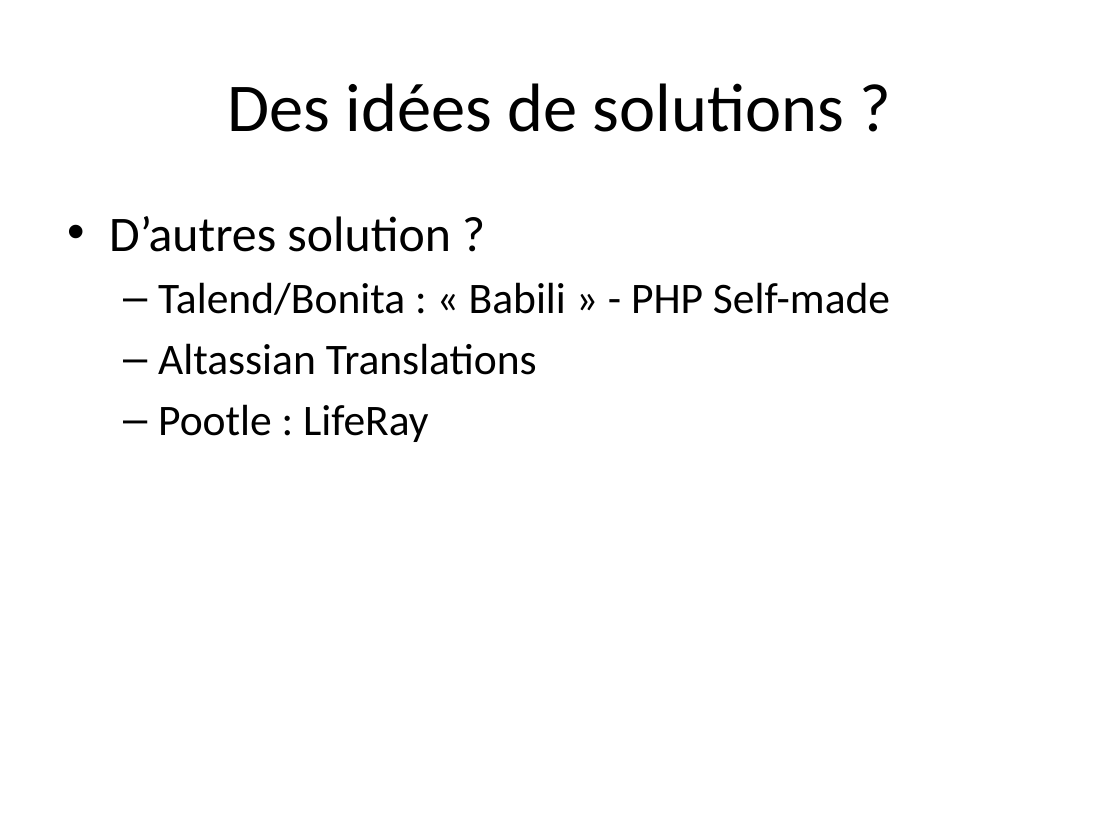
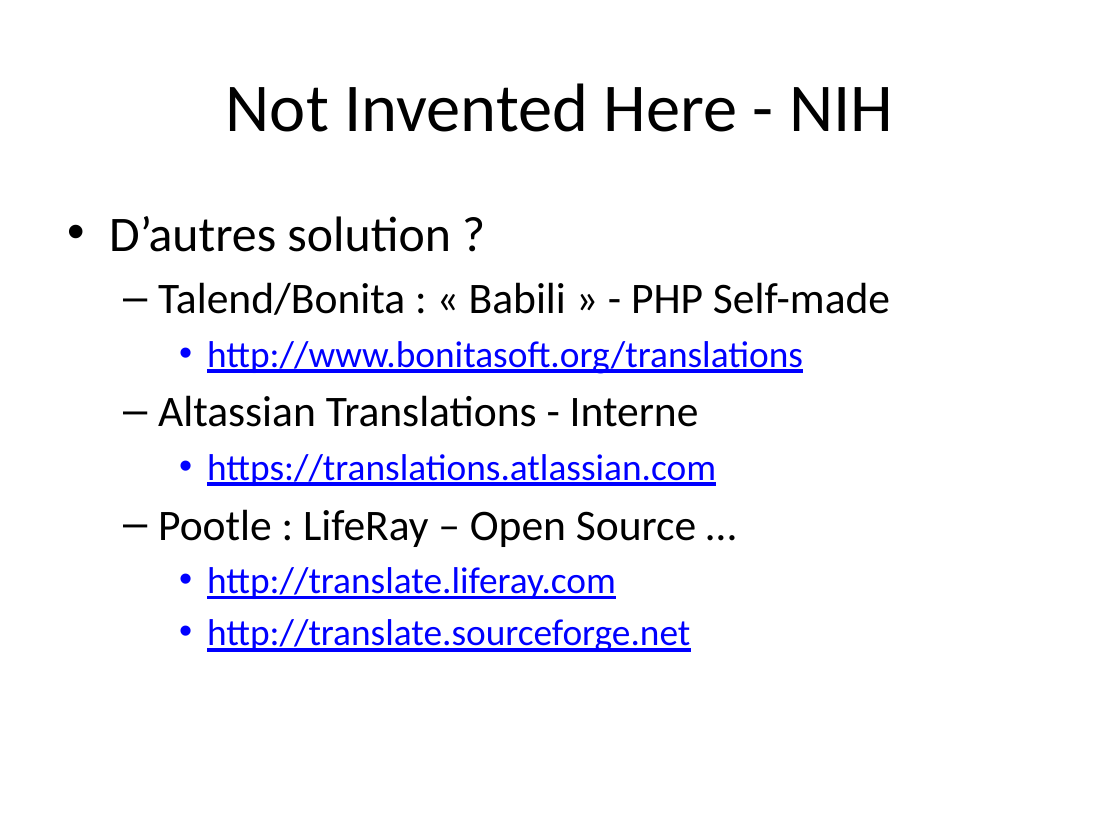
Before and after one commit to dbaeli/ez18n, a slide deck: slide 5 of ez18n-slides/ez18n_crowdsourcing.pptx (slide 4 before the commit). Drawn at 1120x840 pixels with LibreOffice and Linux fonts; fonts in the diff are those of the drawing; background and template pictures are left out. Boxes give left, top, right and bottom in pixels: in the first picture for what was removed or moved away, otherwise in the second. Text is boxed around its words. In the diff, an @@ line names an element or a change of style, - is before the commit and + after.

```diff
--- a/ez18n-slides/ez18n_crowdsourcing.pptx
+++ b/ez18n-slides/ez18n_crowdsourcing.pptx
@@ title at (226,83,893,132): text changed @@
-Des idées de solutions ?
+Not Invented Here - NIH
@@ text at (158,341,803,652): text changed; size 28 to 24 pt; text colour #000000 to #0000FF @@
-  – Altassian Translations
-  – Pootle : LifeRay
+    • http://www.bonitasoft.org/translations
+  – Altassian Translations - Interne
+    • https://translations.atlassian.com
+  – Pootle : LifeRay – Open Source …
+    • http://translate.liferay.com
+    • http://translate.sourceforge.net
```
Also in this commit, not shown: 4 other slides changed, 4 slides added, 2 slides removed, 1 other file.
